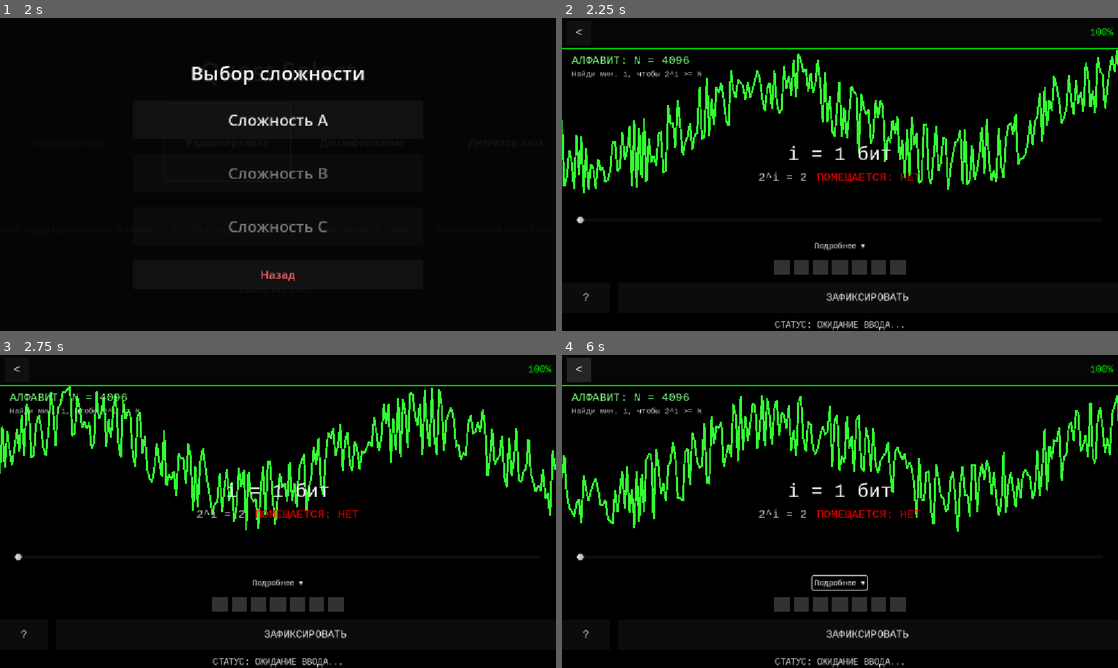
Above: before the commit, frames 1-4 (two rows, left to right).
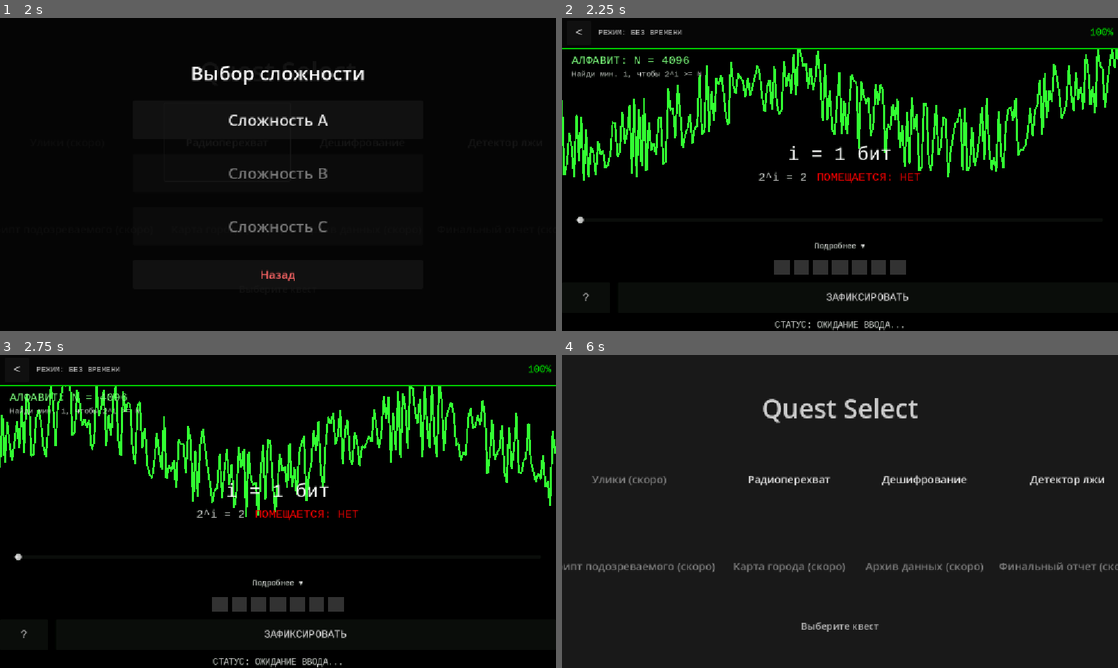
Above: after the commit, the same moments.

Repository: Nurik-dotcom/untmatric
Game: Godot game, scene res://scenes/MainMenu.tscn
The game is run twice, just before and just after one commit, with the same random seed, the same clock (stepped at 60 frames per second) and the same inputs.
Inputs:
- Up to frame 1 (2 s): click "Start" at 0.5 s; click "Радиоперехват" at 1.25 s
- Up to frame 2 (2.25 s): click "Сложность A" at 2 s
- Up to frame 3 (2.75 s): no input
- Up to frame 4 (6 s): click "Подробнее ▾" at 2.75 s; click "Скрыть ▴" at 3.5 s; click "?" at 4.25 s; click "ЗАФИКСИРОВАТЬ" at 5 s; click "<" at 5.75 s

Frame 1 is identical in both runs. In frame 2, 5.9% of the frame differs, in the area x 0-100%, y 3-56%; in frame 3, 5.0%; in frame 4, 80%, in the area x 0-100%, y 3-100%.

Commit message:
Fix Radio Quest A logic, scaling, and mobile input
- Removed conflict between Anchor and Trap pools.
- Fixed Anchor countdown logic to ensure 7-10 interval.
- Updated Forced Sampling to trigger on *any* first action (hint/slider/capture).
- Implemented touch input support for Details sheet.
- Fixed Oscilloscope scaling to use container size.
- Localized default UI text to Russian.

Co-authored-by: Nurik-dotcom <84225078+Nurik-dotcom@users.noreply.github.com>

Diff:
--- a/scenes/RadioQuestA.gd
+++ b/scenes/RadioQuestA.gd
@@ -53,7 +53,7 @@
 var anchor_countdown: int = 0
 const ANCHOR_POOL = [100, 500, 1000]
 const POWERS_OF_2 = [16, 32, 64, 128, 256, 512, 1024, 2048, 4096]
-const TRAPS = [10, 50, 1000, 2000]
+const TRAPS = [10, 50, 2000] # Removed 1000 to avoid anchor conflict
 
 # Trial
 var trial_active: bool = false
@@ -93,6 +93,10 @@
 			trial_history_ui.append(slot)
 	current_trial_idx = 0
 
+func mark_first_action():
+	if first_action_timestamp < 0:
+		first_action_timestamp = Time.get_ticks_msec() / 1000.0
+
 func _update_stability_ui(val, _change):
 	stability_label.text = "%d%%" % int(val)
 	var col = Color(0, 1, 0)
@@ -128,14 +132,13 @@
 		timer_label.visible = false
 
 	# Select N
-	anchor_countdown -= 1
-	pool_type = "NORMAL"
-
-	if anchor_countdown <= 0:
+	if anchor_countdown == 0:
 		target_n = ANCHOR_POOL.pick_random()
 		pool_type = "ANCHOR"
 		anchor_countdown = randi_range(7, 10)
 	else:
+		pool_type = "NORMAL"
+		anchor_countdown -= 1
 		var p = []
 		p.append_array(POWERS_OF_2)
 		p.append_array(TRAPS)
@@ -167,29 +170,38 @@
 
 func _update_oscilloscope():
 	var points = PackedVector2Array()
-	var width = get_viewport_rect().size.x
+	var layer_size = wave_line.get_parent().size # Get size from OscilloscopeLayer
+	var width = layer_size.x
+	var center_y = layer_size.y * 0.5
+
+	# Update wave line position to be relative to parent if needed,
+	# but typically Line2D draws in local coords.
+	# We assume Line2D is at (0,0) or we offset points.
+	# Let's offset points to center_y.
+	wave_line.position = Vector2.ZERO
 
 	var noise_amp = 0.0
 	var color = Color(0.2, 1.0, 0.2)
 
 	if current_bits < target_bits:
 		var diff = target_bits - current_bits
-		noise_amp = (float(diff) / target_bits) * 80.0 # Adjusted amplitude for new height
+		# Scale noise by height
+		var max_amp = layer_size.y * 0.35
+		noise_amp = (float(diff) / target_bits) * max_amp
 
 	wave_line.default_color = color
 
 	# Draw slightly lower resolution for performance if needed, but 5 step is fine
 	for x in range(0, int(width) + 10, 5):
 		var t = (float(x) / width) * 10.0 + time_accum
-		var base_y = sin(t) * 80.0 # Amplitude 80
+		var base_y = sin(t) * (layer_size.y * 0.25) # Amplitude ~25% of height
 		var noise = randf_range(-noise_amp, noise_amp)
-		points.append(Vector2(x, base_y + noise))
+		points.append(Vector2(x, center_y + base_y + noise))
 
 	wave_line.points = points
 
 func _on_bit_slider_value_changed(value):
-	if first_action_timestamp < 0:
-		first_action_timestamp = Time.get_ticks_msec() / 1000.0
+	mark_first_action()
 	current_bits = int(value)
 	_update_decoder_ui()
 
@@ -231,6 +243,7 @@
 	val_min.text = "ДА" if is_minimal else "НЕТ"
 
 func _on_capture_pressed():
+	mark_first_action()
 	if not trial_active: return
 	_finish_trial(false)
 
@@ -314,6 +327,7 @@
 	generate_task()
 
 func _on_hint_pressed():
+	mark_first_action()
 	hint_used = true
 	status_label.text = "ПОДСКАЗКА: Формула N = 2^i. Ищи степень двойки >= N."
 	status_label.add_theme_color_override("font_color", Color(0.5, 0.8, 1))
@@ -322,11 +336,12 @@
 	get_tree().change_scene_to_file("res://scenes/QuestSelect.tscn")
 
 func _on_details_toggle():
+	mark_first_action()
 	var is_open = not details_sheet.visible
 	details_sheet.visible = is_open
 	dimmer.visible = is_open
 	btn_details.text = "Скрыть ▴" if is_open else "Подробнее ▾"
 
 func _on_dimmer_gui_input(event):
-	if event is InputEventMouseButton and event.pressed:
-		_on_details_toggle() # Close on click
+	if (event is InputEventMouseButton and event.pressed) or (event is InputEventScreenTouch and event.pressed):
+		_on_details_toggle() # Close on click/tap
--- a/scenes/RadioQuestA.tscn
+++ b/scenes/RadioQuestA.tscn
@@ -147,7 +147,6 @@
 alignment = 1
 
 [node name="ModeLabel" type="Label" parent="MainLayout/HeaderPanel/HeaderMargin/HeaderHBox/ModeInfoBox"]
-visible = false
 layout_mode = 2
 theme_override_colors/font_color = Color(0.7, 0.7, 0.7, 1)
 theme_override_fonts/font = SubResource("SystemFont_1")
@@ -204,19 +203,18 @@
 theme_override_colors/font_color = Color(0.8, 0.8, 0.8, 1)
 theme_override_fonts/font = SubResource("SystemFont_1")
 theme_override_font_sizes/font_size = 24
-text = "2^i = 128"
+text = "2^i = —"
 
 [node name="BigFitLabel" type="Label" parent="MainLayout/ControlsZone/FeedbackRow"]
 layout_mode = 2
 theme_override_fonts/font = SubResource("SystemFont_1")
 theme_override_font_sizes/font_size = 24
-text = "FIT: YES"
+text = "ПОМЕЩАЕТСЯ: —"
 
 [node name="BigRiskLabel" type="Label" parent="MainLayout/ControlsZone"]
 layout_mode = 2
 theme_override_fonts/font = SubResource("SystemFont_1")
 theme_override_font_sizes/font_size = 20
-text = "РИСК: СРЕДНИЙ"
 horizontal_alignment = 1
 
 [node name="SliderContainer" type="MarginContainer" parent="MainLayout/ControlsZone"]
